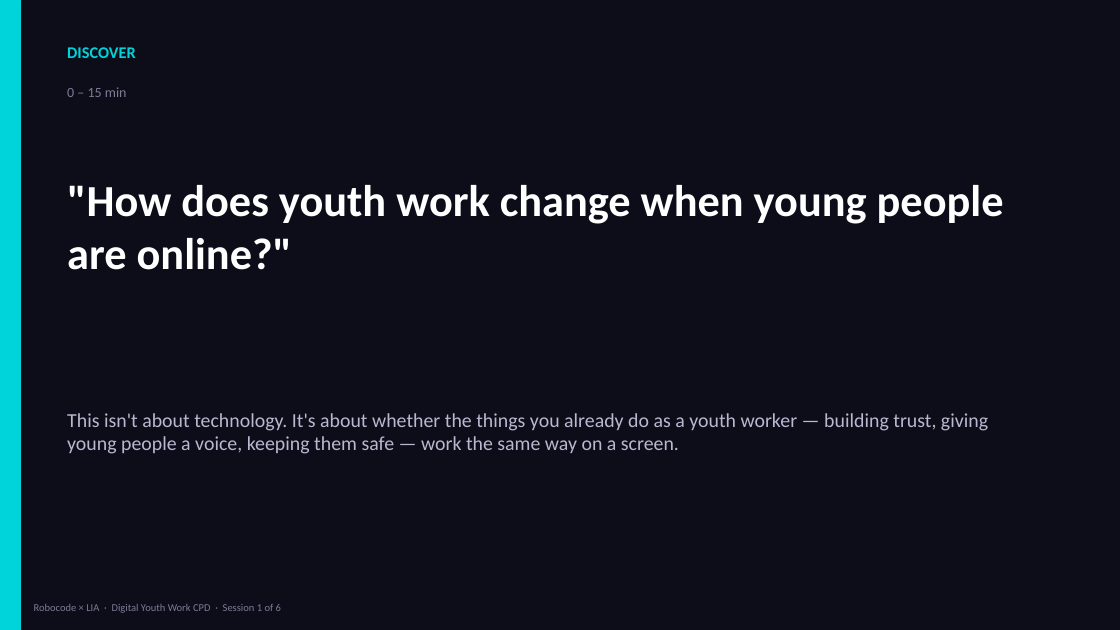
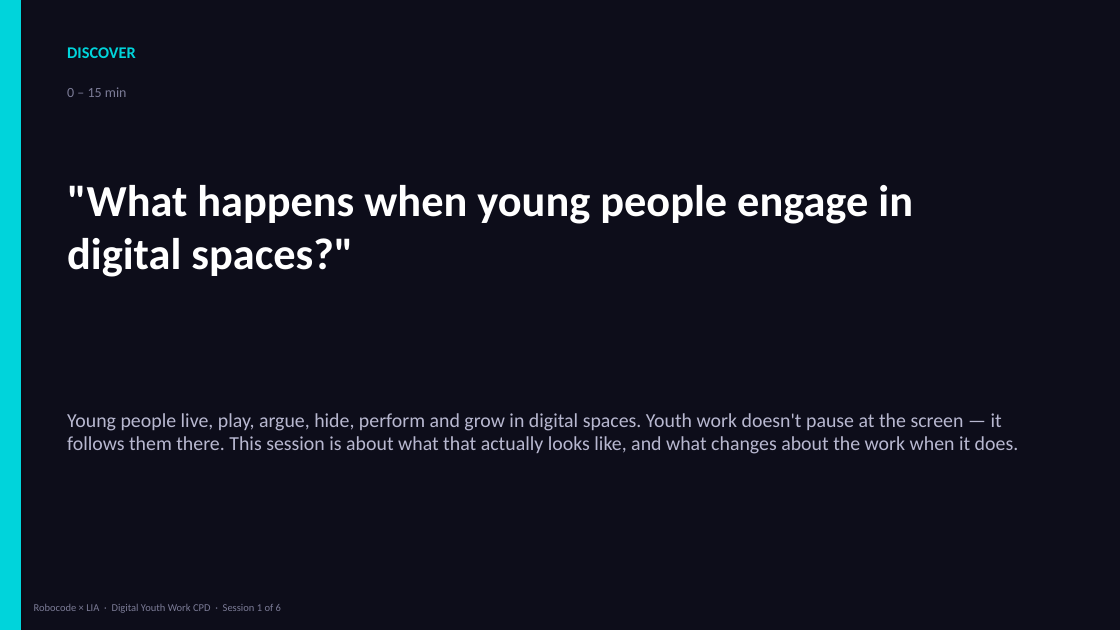
Before and after one commit to bh1ff/cpd-v2, a slide deck: slide 3 of assets/downloads/Session-1-What-Is-Digital-Youth-Work.pptx. Drawn at 1120x630 pixels with LibreOffice and Linux fonts; fonts in the diff are those of the drawing. Boxes give left, top, right and bottom in pixels: in the first picture for what was removed or moved away, otherwise in the second. Text is boxed around its words. In the diff, an @@ line names an element or a change of style, - is before the commit and + after.

```diff
--- a/assets/downloads/Session-1-What-Is-Digital-Youth-Work.pptx
+++ b/assets/downloads/Session-1-What-Is-Digital-Youth-Work.pptx
@@ text at bbox=[67, 185, 913, 277]: text changed @@
-"How does youth work change when young people are online?"
+"What happens when young people engage in digital spaces?"
@@ text at bbox=[67, 413, 1019, 454]: text changed @@
-This isn't about technology. It's about whether the things you already do as a youth worker — building trust, giving young people a voice, keeping them safe — work the same way on a screen.
+Young people live, play, argue, hide, perform and grow in digital spaces. Youth work doesn't pause at the screen — it follows them there. This session is about what that actually looks like, and what changes about the work when it does.
```
Also in this commit, not shown: 9 other files.
